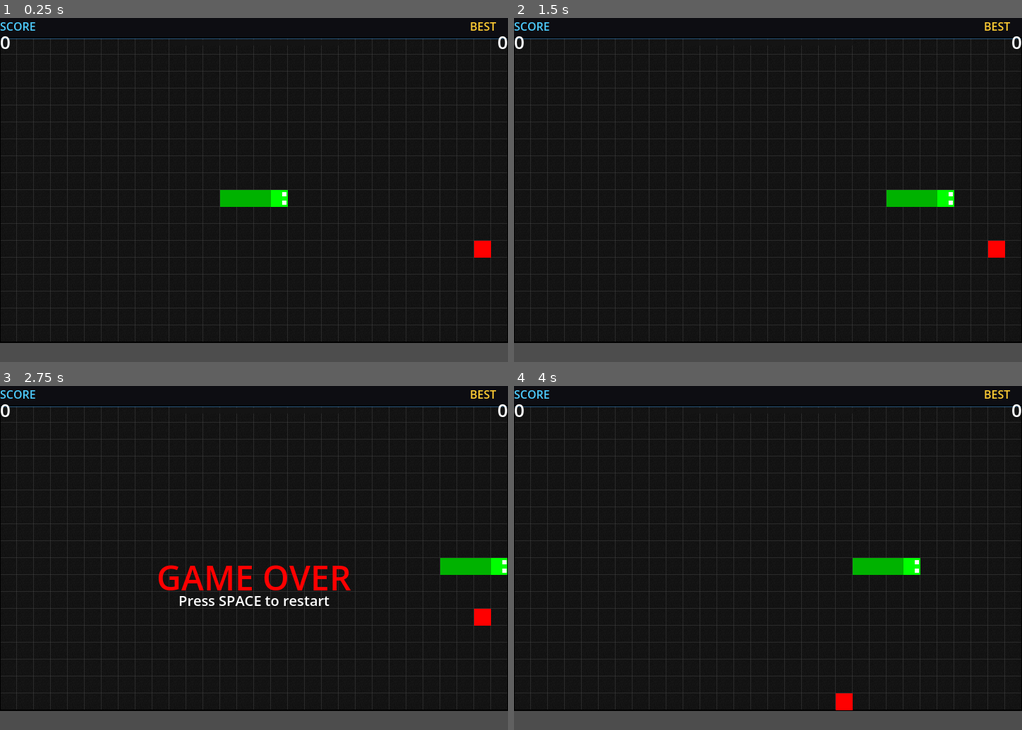
Above: before the commit, frames 1-4 (two rows, left to right).
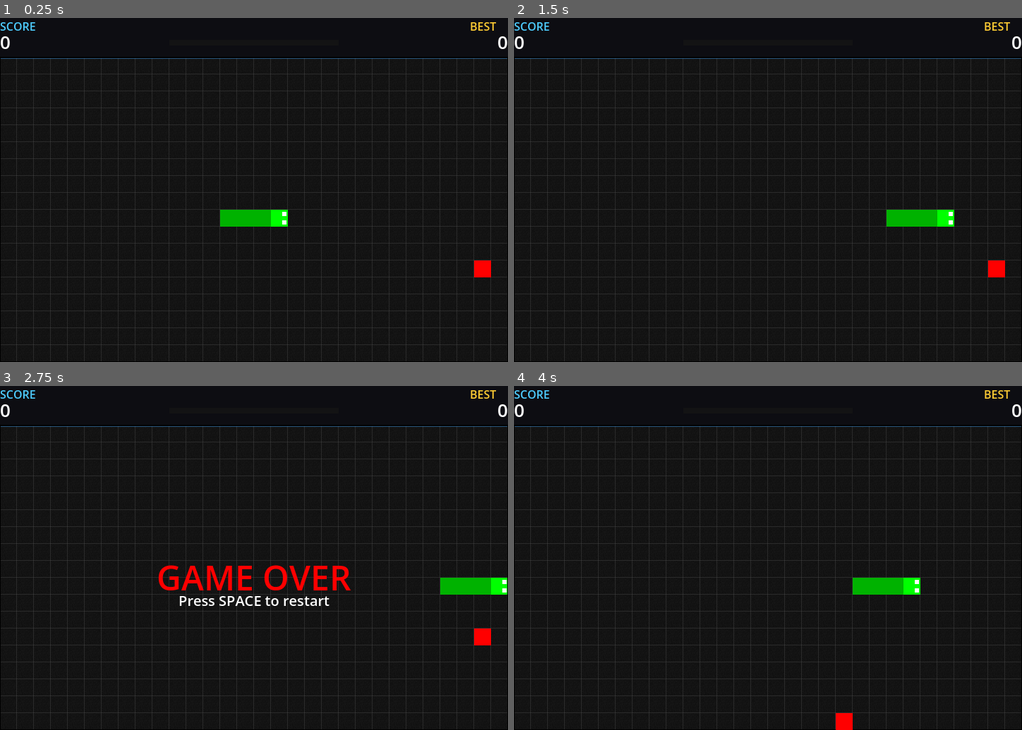
Above: after the commit, the same moments.

Repository: nastex123/snake-godot
Game: Godot game, scene res://Game.tscn
The game is run twice, just before and just after one commit, with the same random seed, the same clock (stepped at 60 frames per second) and the same inputs.
Inputs (mouse positions are in pixels of both pictures, inside the frame that each line leads up to):
- Up to frame 1 (0.25 s): no input
- Up to frame 2 (1.5 s): tap Enter (ui_accept) at 0.5, 0.77 s; move the mouse to (879, 172) at 0.52 s; hold Right (ui_right) 0.53-1.25 s; tap Q at 0.6 s; click (879, 172) at 0.67 s; drag from (666, 207) to (986, 241) at 1.27 s
- Up to frame 3 (2.75 s): move the mouse to (304, 482) at 2.02 s; hold Right (ui_right) from 2.03 s (still down); tap Shift at 2.1 s
- Up to frame 4 (4 s): release Right (ui_right) at 2.75 s; tap Space at 2.75 s; drag from (742, 626) to (1006, 558) at 2.77 s; move the mouse to (920, 609) at 3.52 s; hold Left (ui_left) from 3.53 s (still down); tap Keypad Enter at 3.6 s; tap Enter (ui_accept) at 3.77 s

The runs differ from the first frame. In frame 1, 9.6% of the frame differs, in the area x 0-100%, y 5-100%; in frame 2, 9.6%; in frame 3, 9.6%; in frame 4, 9.4%.

Commit message:
Fix Camera2D position and anchor mode - FIXED_TOP_LEFT at root, GameArea at y=56

Diff:
--- a/Game.gd
+++ b/Game.gd
@@ -17,7 +17,7 @@
 @onready var game_over_label: Label = $HUD/GameOverLabel
 @onready var restart_label: Label = $HUD/RestartLabel
 @onready var border_scanner: Node2D = $GameArea/BorderScanner
-@onready var screen_shake: Camera2D = $GameArea/Camera2D
+@onready var screen_shake: Camera2D = $Camera2D
 @onready var audio_manager: Node = $AudioManager
 @onready var game_area: Node2D = $GameArea
 
--- a/Game.tscn
+++ b/Game.tscn
@@ -4,10 +4,9 @@
 [ext_resource type="Script" uid="uid://bbh55wk6w4ch3" path="res://GridTexture.gd" id="3_gd"]
 [ext_resource type="Script" uid="uid://dxtqfeh1cy2rs" path="res://ComboTimer.gd" id="4_gd"]
 [ext_resource type="Script" uid="uid://di41lu3u7exma" path="res://BorderScanner.gd" id="5_gd"]
-[ext_resource type="Script" path="res://GridBorder.gd" id="6_gd"]
-[ext_resource type="Script" path="res://ScreenShake.gd" id="7_gd"]
-[ext_resource type="Script" path="res://AudioManager.gd" id="8_gd"]
-[ext_resource type="Script" path="res://FloatingText.gd" id="9_gd"]
+[ext_resource type="Script" uid="uid://x0pabnngox6o" path="res://GridBorder.gd" id="6_gd"]
+[ext_resource type="Script" uid="uid://cf8ovtg7mv8ng" path="res://ScreenShake.gd" id="7_gd"]
+[ext_resource type="Script" uid="uid://b8jvxho013s4m" path="res://AudioManager.gd" id="8_gd"]
 
 [sub_resource type="RectangleShape2D" id="RectangleShape2D_s6t5r"]
 
@@ -54,16 +53,15 @@
 z_index = 3
 script = ExtResource("5_gd")
 
-[node name="GridBorder" type="Node2D" parent="GameArea"]
+[node name="GridBorder" type="Node2D" parent="GameArea" unique_id=1646822714]
 z_index = 1
 script = ExtResource("6_gd")
 
-[node name="Camera2D" type="Camera2D" parent="GameArea"]
-position = Vector2(360, 216)
+[node name="AudioManager" type="Node" parent="." unique_id=482437364]
+script = ExtResource("8_gd")
+
+[node name="Camera2D" type="Camera2D" parent="."]
 script = ExtResource("7_gd")
-
-[node name="AudioManager" type="Node" parent="."]
-script = ExtResource("8_gd")
 
 [node name="HUD" type="CanvasLayer" parent="." unique_id=411917940]
 
--- a/ScreenShake.gd
+++ b/ScreenShake.gd
@@ -2,6 +2,9 @@
 
 var intensity := 0.0
 var decay := 0.0
+
+func _ready() -> void:
+	anchor_mode = Camera2D.ANCHOR_MODE_FIXED_TOP_LEFT
 
 func shake(amount: float) -> void:
 	intensity = amount
